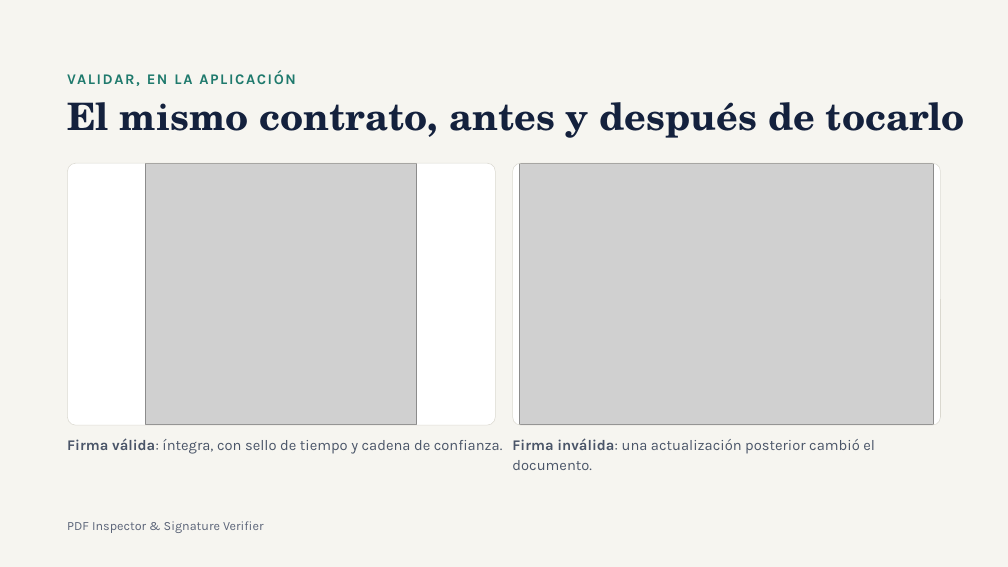
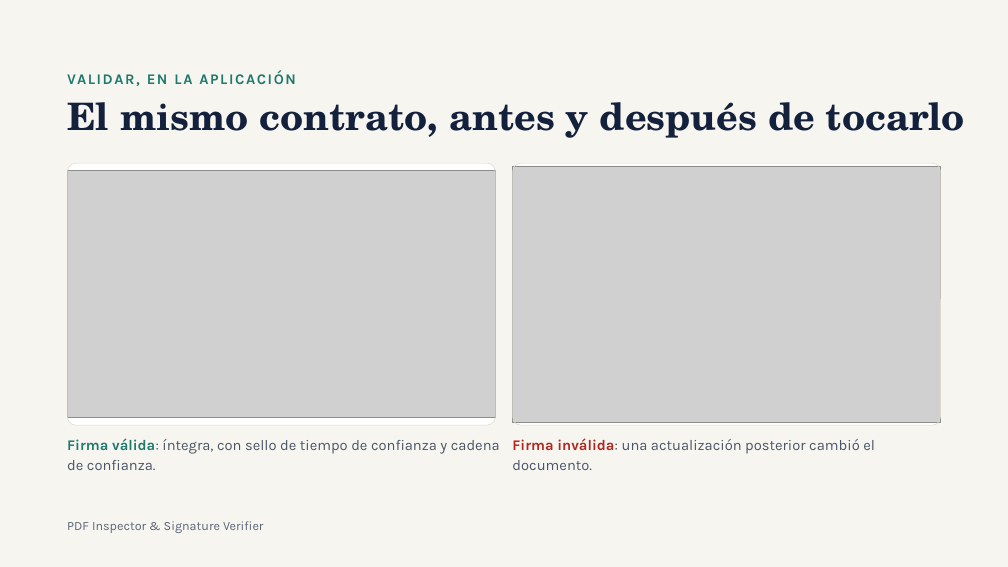
Before and after one commit to avalinani/verificador, a slide deck: slide 8 of docs/PDF-Inspector-TFM.pptx. Drawn at 1008x567 pixels with LibreOffice and Linux fonts; fonts in the diff are those of the drawing; grey boxes stand for pictures. Boxes give left, top, right and bottom in pixels: in the first picture for what was removed or moved away, otherwise in the second. Text is boxed around its words. In the diff, an @@ line names an element or a change of style, - is before the commit and + after.

```diff
--- a/docs/PDF-Inspector-TFM.pptx
+++ b/docs/PDF-Inspector-TFM.pptx
@@ picture resized from (x1=146, y1=163, x2=417, y2=425) to (x1=68, y1=171, x2=495, y2=418) @@
@@ picture resized from (x1=520, y1=163, x2=934, y2=425) to (x1=513, y1=166, x2=940, y2=423) @@
@@ text at (x1=67, y1=438, x2=500, y2=470): text changed @@
-Firma válida: íntegra, con sello de tiempo y cadena de confianza.
+Firma válida: íntegra, con sello de tiempo de confianza y cadena de confianza.
@@ text "Firma inválida: una actualización posterior ..." at (x1=512, y1=438, x2=875, y2=470): text colour #4A5568 to #B3261E in "Firma inválida:" @@
```
Also in this commit, not shown: 12 other slides changed, 2 slides added, 3 other files.
